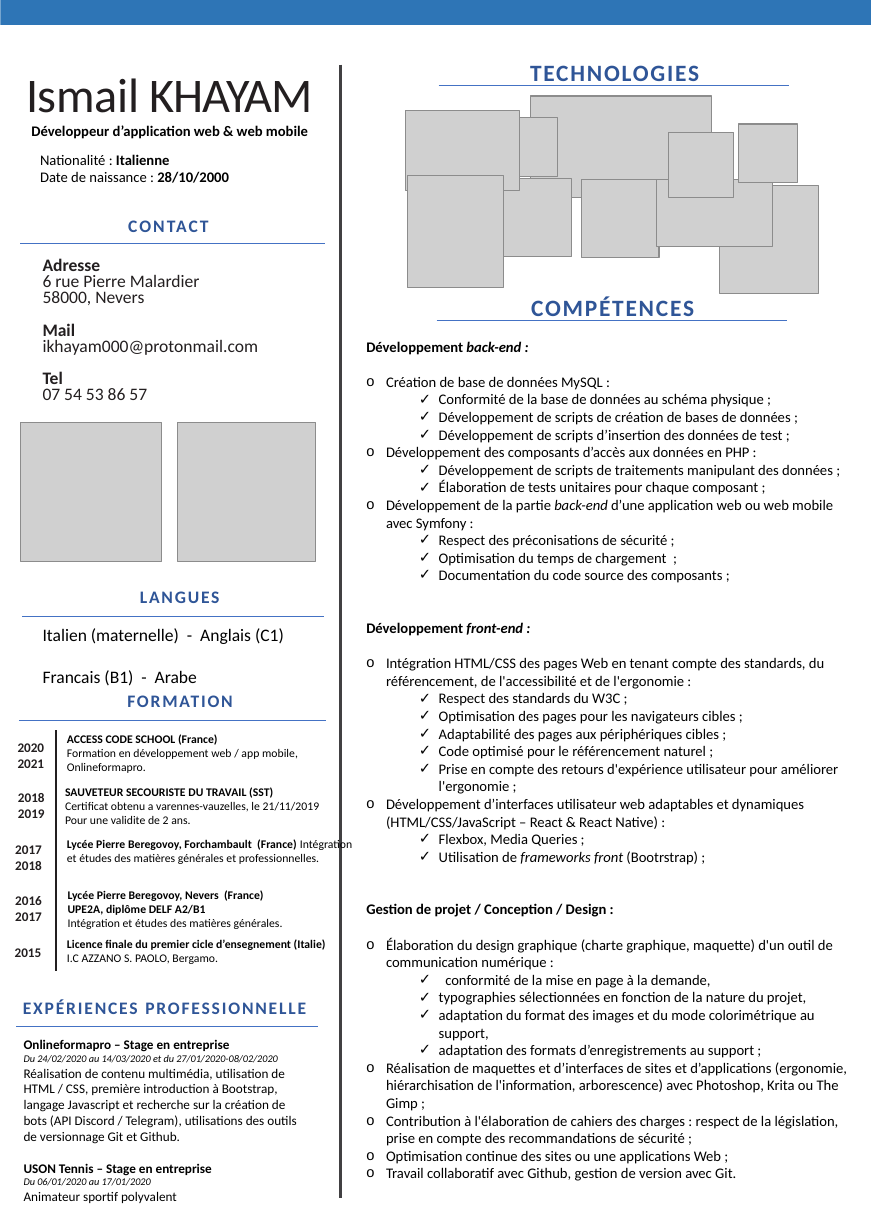
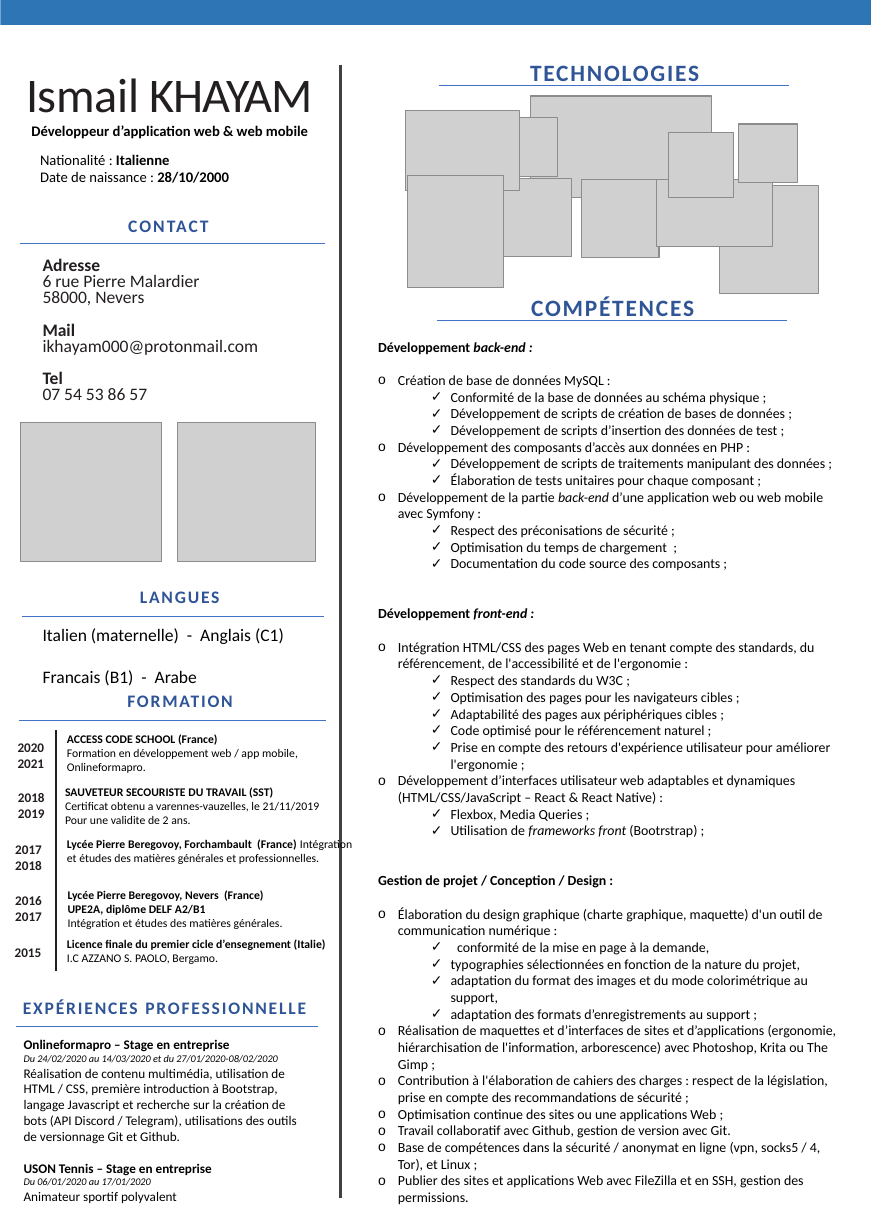
Before and after one commit to cyla00/dossierProIK, a slide deck: slide 2 of cv/cvIsmail.pptx. Drawn at 871x1232 pixels with LibreOffice and Linux fonts; fonts in the diff are those of the drawing; grey boxes stand for pictures. Boxes give left, top, right and bottom in pixels: in the first picture for what was removed or moved away, otherwise in the second. Text is boxed around its words. In the diff, an @@ line names an element or a change of style, - is before the commit and + after.

```diff
--- a/cv/cvIsmail.pptx
+++ b/cv/cvIsmail.pptx
@@ text at box(378, 342, 837, 1138): size 10 to 9.5 pt @@
@@ text "Développement back-end :": place and size @@
-text "Développement back-end :" at box(366, 341, 847, 1181)
+text "Développement back-end :" at box(378, 342, 837, 1205)
@@ text at box(398, 1142, 820, 1205): paragraphs added @@
+o Base de compétences dans la sécurité / anonymat en ligne (vpn, socks5 / 4, Tor), et Linux ;
+o Publier des sites et applications Web avec FileZilla et en SSH, gestion des permissions.
```
Also in this commit, not shown: 1 other slide changed.
